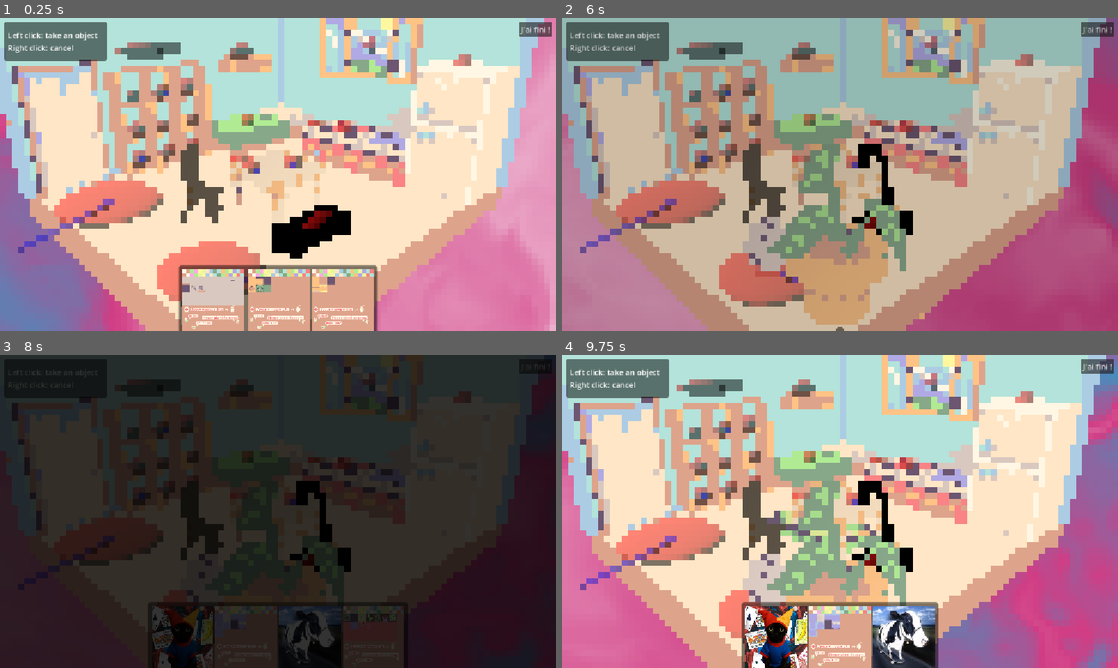
Above: before the commit, frames 1-4 (two rows, left to right).
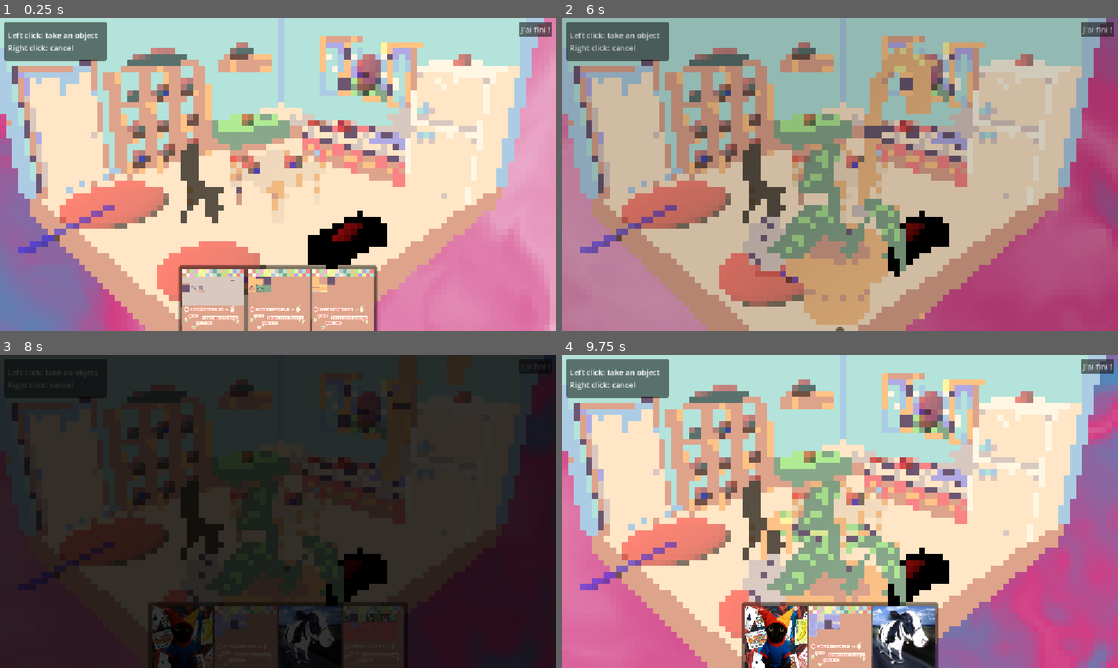
Above: after the commit, the same moments.

Repository: TotoEnF5/enjam-2026
Game: Godot game, scene res://scenes/house.tscn
Two runs of this game, one before a commit and one after it. Both use one fixed random seed, a clock stepped at 60 frames per second and the inputs below.
Inputs (mouse positions are in pixels of both pictures, inside the frame that each line leads up to):
- Up to frame 1 (0.25 s): no input
- Up to frame 2 (6 s): click (773, 299) at 0.52 s; click (778, 299) at 1.27 s; click (806, 299) at 2.02 s; click (840, 299) at 2.77 s; click "J'ai fini !" at 3.5 s; click "En fait non" at 4.25 s; click "J'ai fini !" at 5 s; click "Oui oui je sais allez hop" at 5.75 s
- Up to frame 3 (8 s): click "J'ai fini !" at 6.5 s; tap Enter at 7.25 s; move the mouse to (400, 495) at 7.27 s; click (400, 495) at 7.42 s
- Up to frame 4 (9.75 s): click (745, 636) at 8.02 s; click (873, 636) at 8.77 s; click (934, 636) at 9.52 s

The runs differ from the first frame. In frame 1, 7.6% of the frame differs, in the area x 3-77%, y 0-81%; in frame 2, 7.9%, in the area x 3-77%, y 0-83%; in frame 3, 2.4%; in frame 4, 7.1%.

Commit message:
Update position
baissage fenetre & stuff

Diff:
--- a/scenes/house.tscn
+++ b/scenes/house.tscn
@@ -58,7 +58,7 @@
 transform = Transform3D(-0.59136784, 0, 0.8064019, 0, 1, 0, -0.8064019, 0, -0.59136784, 4.673996, 1.0114765, 0.43623945)
 
 [node name="meubleTV" parent="House" unique_id=1086646908 instance=ExtResource("10_3853c")]
-transform = Transform3D(-4.371139e-08, 0, -1, 0, 1, 0, 1, 0, -4.371139e-08, -0.015591342, 1.3635435, -6.631168)
+transform = Transform3D(-4.371139e-08, 0, -1, 0, 1, 0, 1, 0, -4.371139e-08, -0.34518218, 1.388319, -8.365688)
 
 [node name="table de chevet" parent="House" unique_id=32218848 instance=ExtResource("11_bhgw4")]
 transform = Transform3D(0.983693, 0, -0.17985576, 0, 1, 0, 0.17985576, 0, 0.983693, -10.705547, 0.93054867, 4.534408)
@@ -73,12 +73,12 @@
 transform = Transform3D(-4.371139e-08, 0, -1, 0, 1, 0, 1, 0, -4.371139e-08, 6.4727907, 0, 8.964098)
 
 [node name="Window" parent="House" unique_id=2140796109 instance=ExtResource("16_lamap")]
-transform = Transform3D(1, 0, 0, 0, 1, 0, 0, 0, 1, -11.103279, 6.381378, -3.309035e-07)
+transform = Transform3D(1, 0, 0, 0, 1, 0, 0, 0, 1, -11.103279, 4.8648825, -3.309035e-07)
 
 [node name="Snappers" type="Node3D" parent="." unique_id=1393859304]
 
 [node name="Poubelle" parent="Snappers" unique_id=1161725782 instance=ExtResource("3_wcu0q")]
-transform = Transform3D(-4.371139e-08, 0, -1, 0, 1, 0, 1, 0, -4.371139e-08, -10.784235, 8.49912, 0.36608362)
+transform = Transform3D(-8.742278e-08, 0, -1, 0, 3, 0, 2, 0, -4.371139e-08, -10.784235, 6.6682243, 0.36608362)
 is_floor = false
 is_poubelle = true
 
@@ -91,12 +91,12 @@
 is_etagere = true
 
 [node name="SnapPoint16" parent="Snappers" unique_id=1482421391 instance=ExtResource("3_wcu0q")]
-transform = Transform3D(-1.9881647, 0, -0.10862988, 0, 1, 0, 0.21725976, 0, -0.99408233, 1.7541752, 2.1795933, -5.8917246)
+transform = Transform3D(-1.9881647, 0, -0.10862988, 0, 1, 0, 0.21725976, 0, -0.99408233, 1.7541752, 2.1795933, -7.428362)
 is_floor = false
 is_etagere = true
 
 [node name="SnapPoint20" parent="Snappers" unique_id=1706300049 instance=ExtResource("3_wcu0q")]
-transform = Transform3D(1.7054539, 0, -4.7001514, 0, 1, 0, 4.7001514, 0, 1.7054539, 6.6762667, 1.763422, 3.5423443)
+transform = Transform3D(1.7054539, 0, -4.7001514, 0, 1, 0, 4.7001514, 0, 1.7054539, 6.647421, 1.763421, 3.134658)
 is_floor = false
 is_etagere = true
 
@@ -171,7 +171,7 @@
 is_etagere = true
 
 [node name="SnapPoint8" parent="Snappers/SnapPoint8" unique_id=532807841 instance=ExtResource("3_wcu0q")]
-transform = Transform3D(4, 0, 0, 0, 1, 0, 0, 0, 1, -0.94042873, 6.686845, -0.9892225)
+transform = Transform3D(4, 0, 0, 0, 1, 0, 0, 0, 1, -1.877471, 5.9721594, 0.0068559647)
 is_floor = false
 is_etagere = true
 
